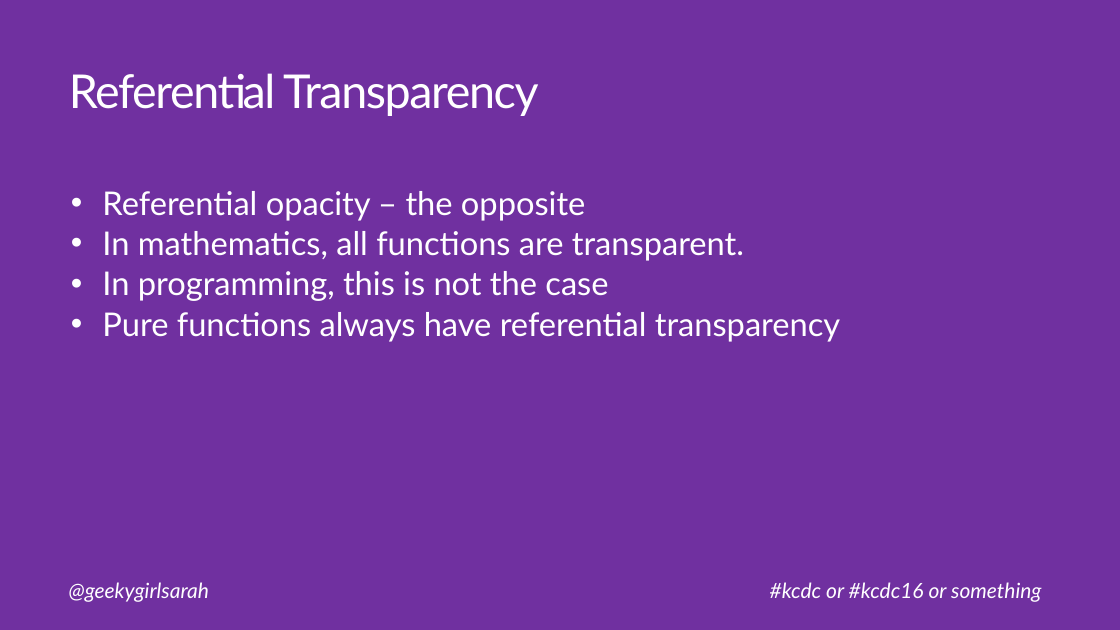
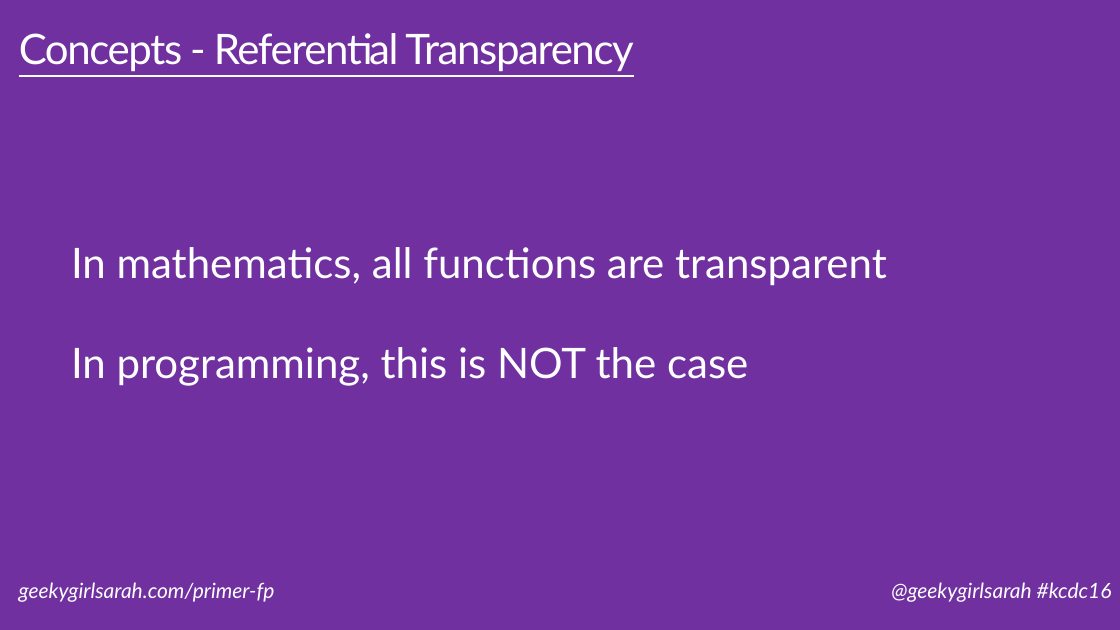
Before and after one commit to geekygirlsarah/talk-a_primer_on_functional_programming, a slide deck: slide 21 of A Primer on Functional Programming.pptx (slide 8 before the commit). Drawn at 1120x630 pixels with LibreOffice and Linux fonts; fonts in the diff are those of the drawing. Boxes give left, top, right and bottom in pixels: in the first picture for what was removed or moved away, otherwise in the second. Text is boxed around its words. In the diff, an @@ line names an element or a change of style, - is before the commit and + after.

Commit message:
Cleanup slides, improve examples, simplify wording, expand large slides into smaller ones

```diff
--- a/A Primer on Functional Programming.pptx
+++ b/A Primer on Functional Programming.pptx
@@ title at [19, 33, 633, 72]: text changed; size 40 to 36 pt @@
-Referential Transparency
+Concepts - Referential Transparency
@@ text "In mathematics, all functions are ..." at [71, 247, 887, 386]: vertical alignment top to middle @@
@@ text at [71, 247, 887, 386]: text changed; size 28 to 36 pt @@
-  • Referential opacity – the opposite
-  • In mathematics, all functions are transparent.
-  • In programming, this is not the case
-  • Pure functions always have referential transparency
+  In mathematics, all functions are transparent
+  In programming, this is NOT the case
@@ text at [19, 582, 275, 602]: text changed @@
-@geekygirlsarah
+geekygirlsarah.com/primer-fp
@@ text at [891, 582, 1112, 602]: text changed @@
-#kcdc or #kcdc16 or something
+@geekygirlsarah #kcdc16
```
Also in this commit, not shown: 28 other slides changed, 23 slides added, 1 slide removed.
